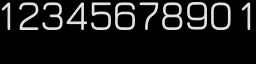
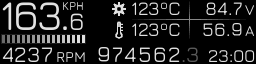
Two versions of the same layered image (256×64). Layer-by-layer changes:
renamed "460x10RPM" to "RPM font", showed it, moved it above "speed font", painted on it over [2, 47, 85, 63]
hid "speed font" over [1, 2, 251, 30]
showed "Слой #1" over [1, 34, 86, 44]
showed "974562.3", painted on it over [98, 47, 198, 62]
renamed "Слой #3" to "Separs", showed it over [132, 1, 254, 39]
showed "84.7 V ...", painted on it over [199, 2, 254, 36]
showed "123oC ..." over [112, 2, 180, 39]
showed "85.2 V ..." over [2, 35, 255, 63]
added layer "KPH" above "KPH ..." over [63, 2, 83, 10]
added layer "KPH ..." above "163.2KPH" over [70, 13, 83, 30]
showed "163.2KPH", painted on it over [2, 2, 93, 30]
